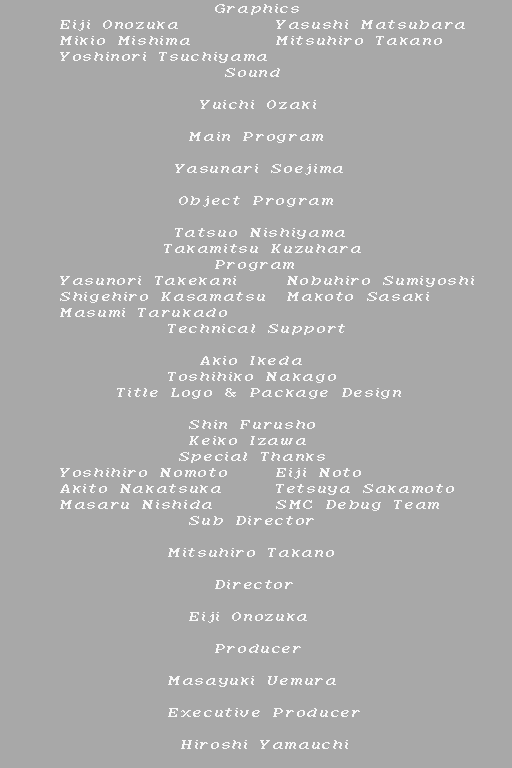
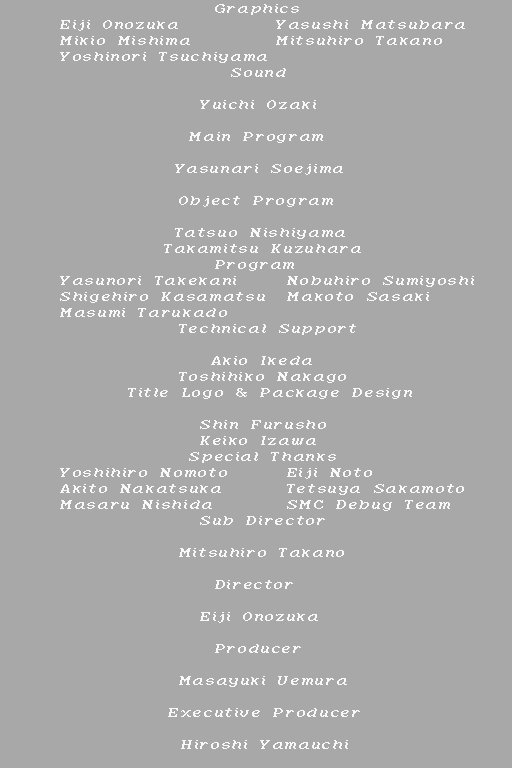
Layer changes from the first w=512, h=768 image to the second:
painted on "Graphics Eiji Onozuka Yasushi Matsubara Mikio Mishima" over [117, 68, 464, 687]
